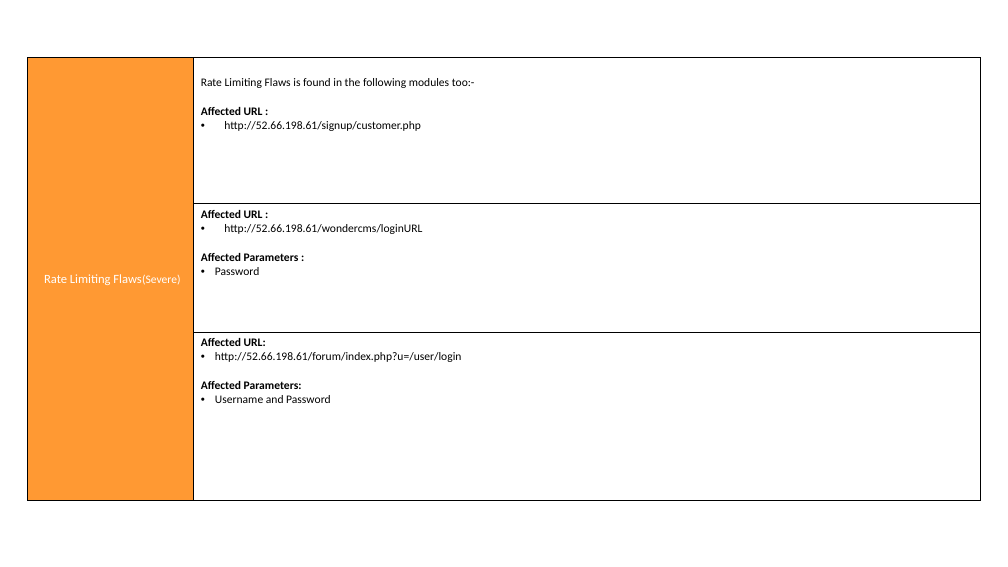
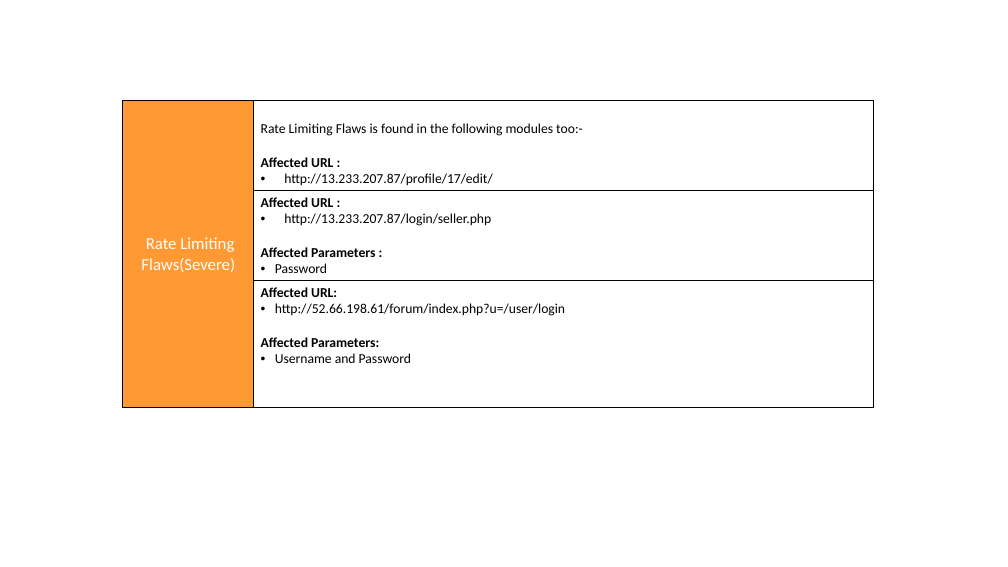
Before and after one commit to RocktimRajkumar/CEH-hack-a-thon, a slide deck: slide 53 of reports/Lifestyle Store/LifeStyle Store Application Reports.pptx. Drawn at 1008x567 pixels with LibreOffice and Linux fonts; fonts in the diff are those of the drawing. Boxes give left, top, right and bottom in pixels: in the first picture for what was removed or moved away, otherwise in the second. Text is boxed around its words. In the diff, an @@ line names an element or a change of style, - is before the commit and + after.

Commit message:
reports: Rate Limit Flaws ppt done

```diff
--- a/reports/Lifestyle Store/LifeStyle Store Application Reports.pptx
+++ b/reports/Lifestyle Store/LifeStyle Store Application Reports.pptx
@@ table at (123,64,873,405) @@
-row 2, column 2: Rate Limiting Flaws is found in the following modules too:- / Affected URL : / http://52.66.198.61/signup/customer.php
+row 2, column 2: Rate Limiting Flaws is found in the following modules too:- / Affected URL : / http://13.233.207.87/profile/17/edit/
-row 3, column 2: Affected URL : / http://52.66.198.61/wondercms/loginURL / Affected Parameters : / Password
+row 3, column 2: Affected URL : / http://13.233.207.87/login/seller.php / Affected Parameters : / Password
@@ size 12 to 16 pt in "Rate Limiting Flaws(Severe)" @@
@@ size 11 to 16 pt in "Flaws(Severe)" @@
@@ size 11 to 13 pt in "Affected URL:", "http://52.66.198.61/forum/index.php?u=/user/login", "Affected Parameters:", "Username and Password" @@
@@ table: place and size @@
-table at (28,8,981,501)
+table at (123,64,873,405)
```
Also in this commit, not shown: 4 other slides changed, 2 slides added, 1 slide removed.
